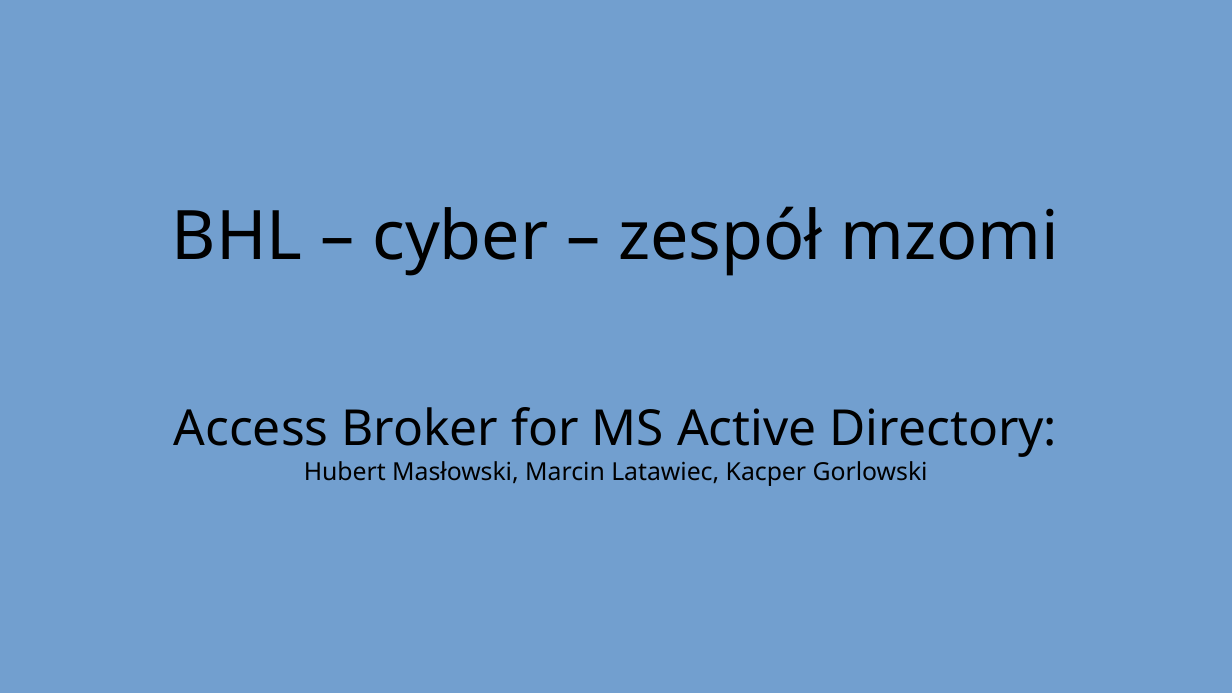
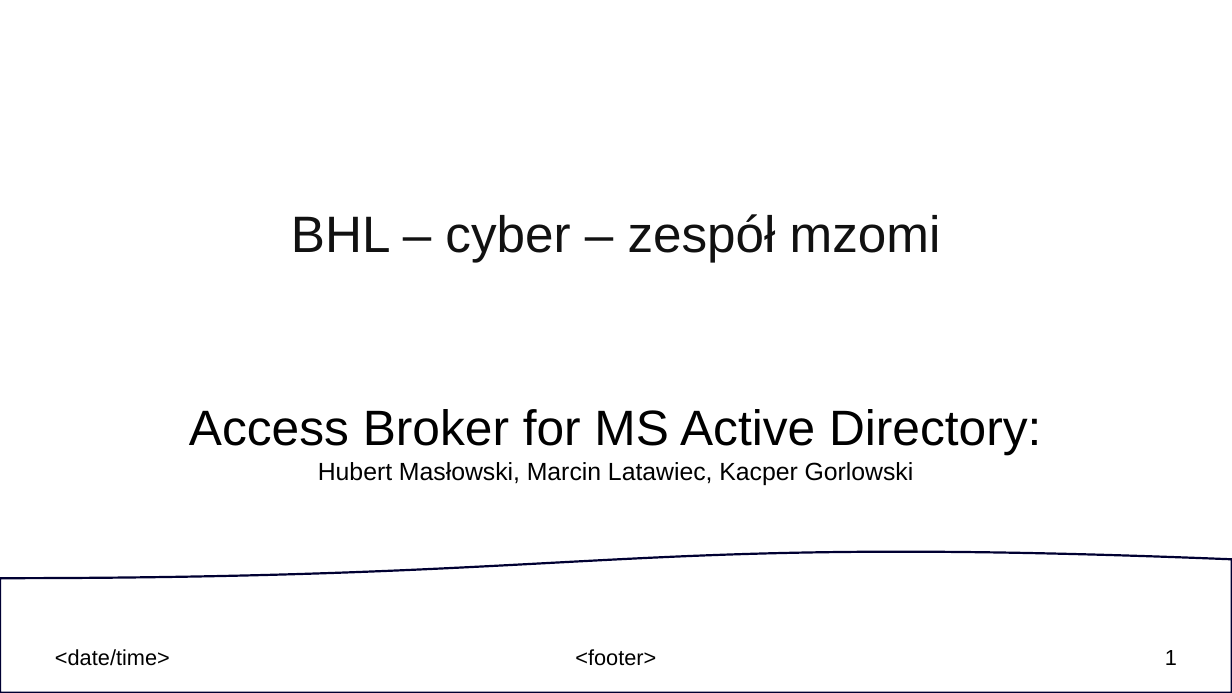
Before and after one commit to Nixam01/mzomi_BHL_2024, a slide deck: slide 1 of dokumentacja_projektu_Access_Broker.odp. Drawn at 1232x693 pixels with LibreOffice and Linux fonts; fonts in the diff are those of the drawing. Boxes give left, top, right and bottom in pixels: in the first picture for what was removed or moved away, otherwise in the second. Text is boxed around its words. In the diff, an @@ line names an element or a change of style, - is before the commit and + after.

```diff
--- a/dokumentacja_projektu_Access_Broker.odp
+++ b/dokumentacja_projektu_Access_Broker.odp
@@ background #729FCF to #FFFFFF @@
@@ title "BHL – cyber – zespół ..." at <box>291,214,941,263</box>: size 44 to 33 pt, font Noto Sans to Arial, text colour #000000 to #111111 @@
@@ subtitle "Access Broker for MS Active ..." at <box>189,409,1041,485</box>: font Noto Sans to Arial, highlight none to #FFFFFF @@
@@ flow chart document added at <box>0,550,1232,693</box>, fill #FFFFFF, outline #000032 1.42 pt @@
@@ text added at <box>55,649,170,666</box>, 14 pt, text #000000 @@
+<date/time>
@@ text added at <box>575,649,656,666</box>, 14 pt, text #000000 @@
+<footer>
@@ page number added at <box>1165,650,1177,665</box>, 14 pt, text #000000 @@
+1
```
Also in this commit, not shown: 4 other slides changed, 1 slide added, 3 slides removed.
